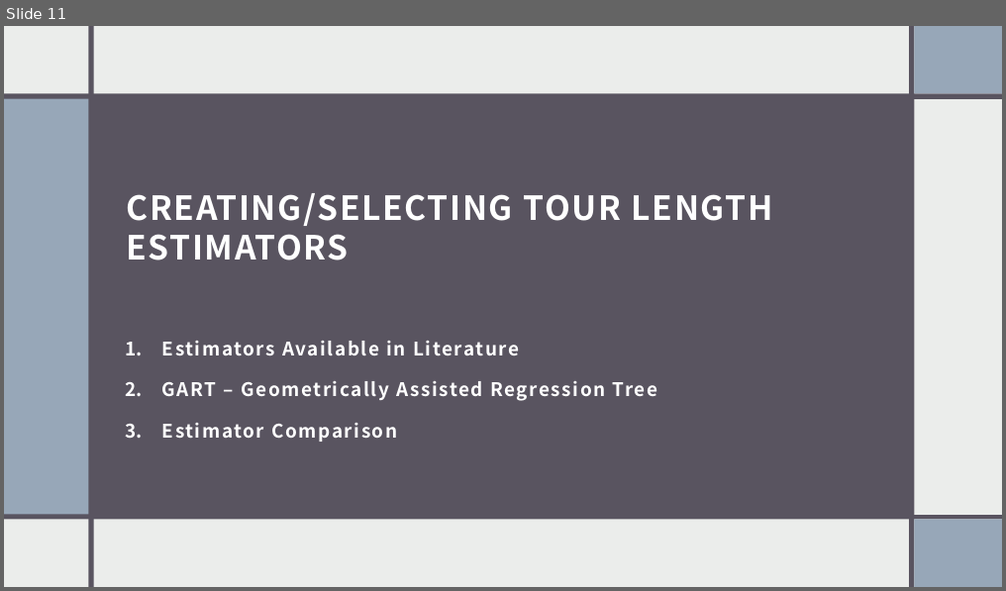
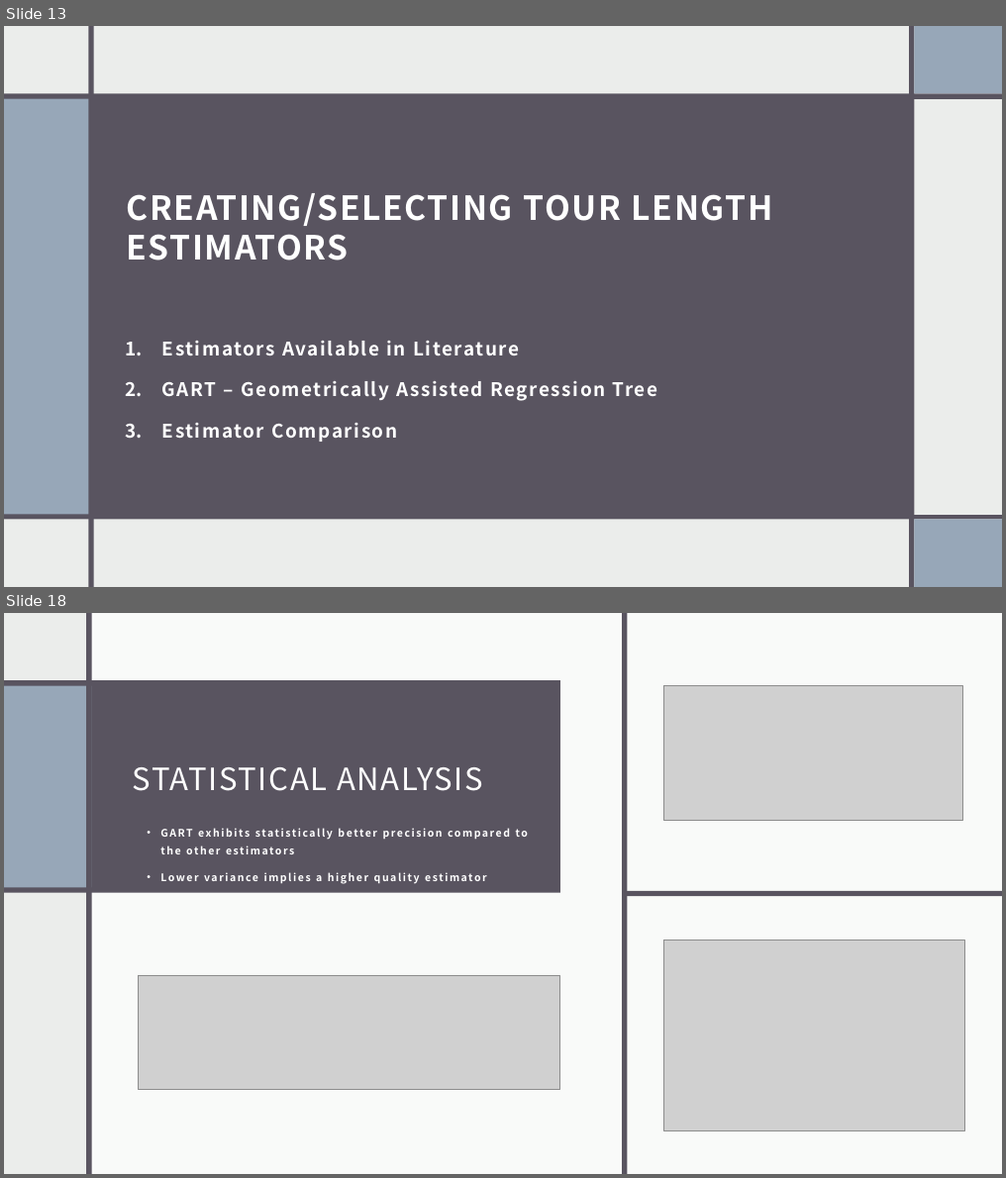
Before and after one commit to sfeldmanMIG25/Feldman-Investigating_Tour_Length_Estimators_to_Solve_Vehicle_Routing_Problem, a slide deck: Documents/Feldman_VRP_Thesis_Presentation.pptx. Shown one above the other, each under a label of ours: slide 11 before the commit, slides 13 and 18 after it; the slides between them are not shown. The pictures are 1006x591 and 1006x1178 pixels, drawn with LibreOffice and Linux fonts; fonts in the diff are those of the drawing; grey boxes stand for pictures. Boxes give left, top, right and bottom in pixels: in the first picture for what was removed or moved away, otherwise in the second. Text is boxed around its words. In the diff, an @@ line names an element or a change of style, - is before the commit and + after.

Commit message:
Documentation Update
Thesis presentation
Thesis text
Other forms.

```diff
--- a/Documents/Feldman_VRP_Thesis_Presentation.pptx
+++ b/Documents/Feldman_VRP_Thesis_Presentation.pptx
@@ slide 18 added at (4, 613, 1002, 1174), background #EBEDEB @@
@@ rectangle added at (4, 613, 1002, 1174), fill #EBEDEB @@
@@ rectangle added at (86, 613, 1002, 1174), fill #FFFFFF at 75% opacity @@
@@ rectangle added at (87, 613, 92, 1174), fill #595460 @@
@@ rectangle added at (618, 613, 624, 1174), fill #595460 @@
@@ rectangle added at (622, 613, 628, 1174), fill #595460 @@
@@ rectangle added at (624, 613, 1002, 1174), fill #FFFFFF at 75% opacity @@
@@ rectangle added at (4, 680, 560, 893), fill #595460 @@
@@ rectangle added at (4, 685, 91, 888), fill #97A7B8 @@
@@ picture added at (664, 685, 963, 820) @@
@@ text added at (133, 767, 483, 791), 29.6 pt, text #FFFFFF @@
+STATISTICAL ANALYSIS
@@ text added at (160, 828, 528, 884), 10 pt, text #FFFFFF, bold @@
+• GART exhibits statistically better precision compared to the other estimators
+• Lower variance implies a higher quality estimator
@@ rectangle added at (625, 891, 1002, 896), fill #595460 @@
@@ picture added at (664, 940, 964, 1131) @@
@@ picture added at (138, 975, 560, 1090) @@
@@ what was slide 11 is now slide 13 @@
```
Also in this commit, not shown: 9 slides changed, 15 other slides added, 8 slides removed, 3 other files.
